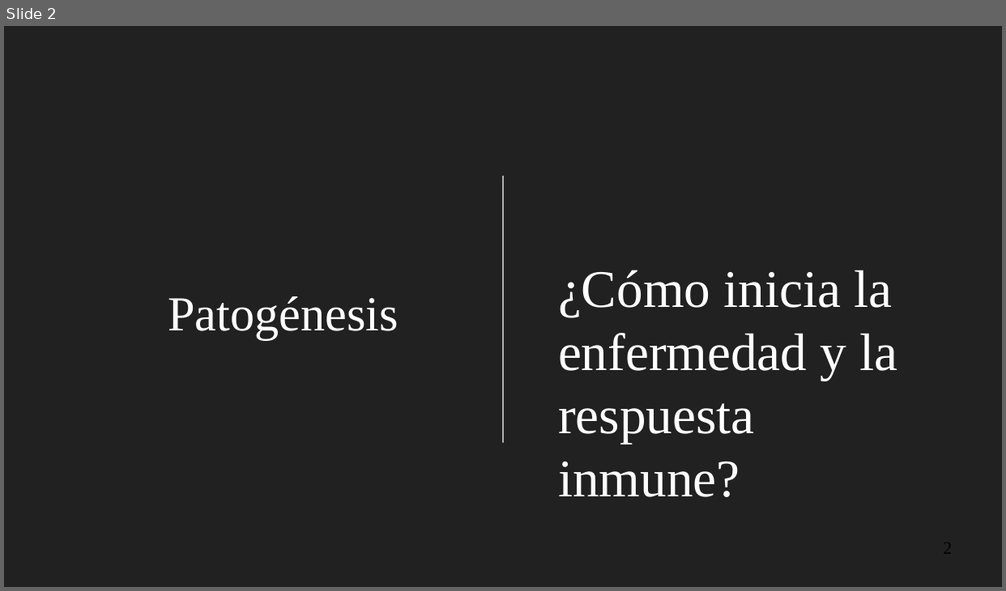
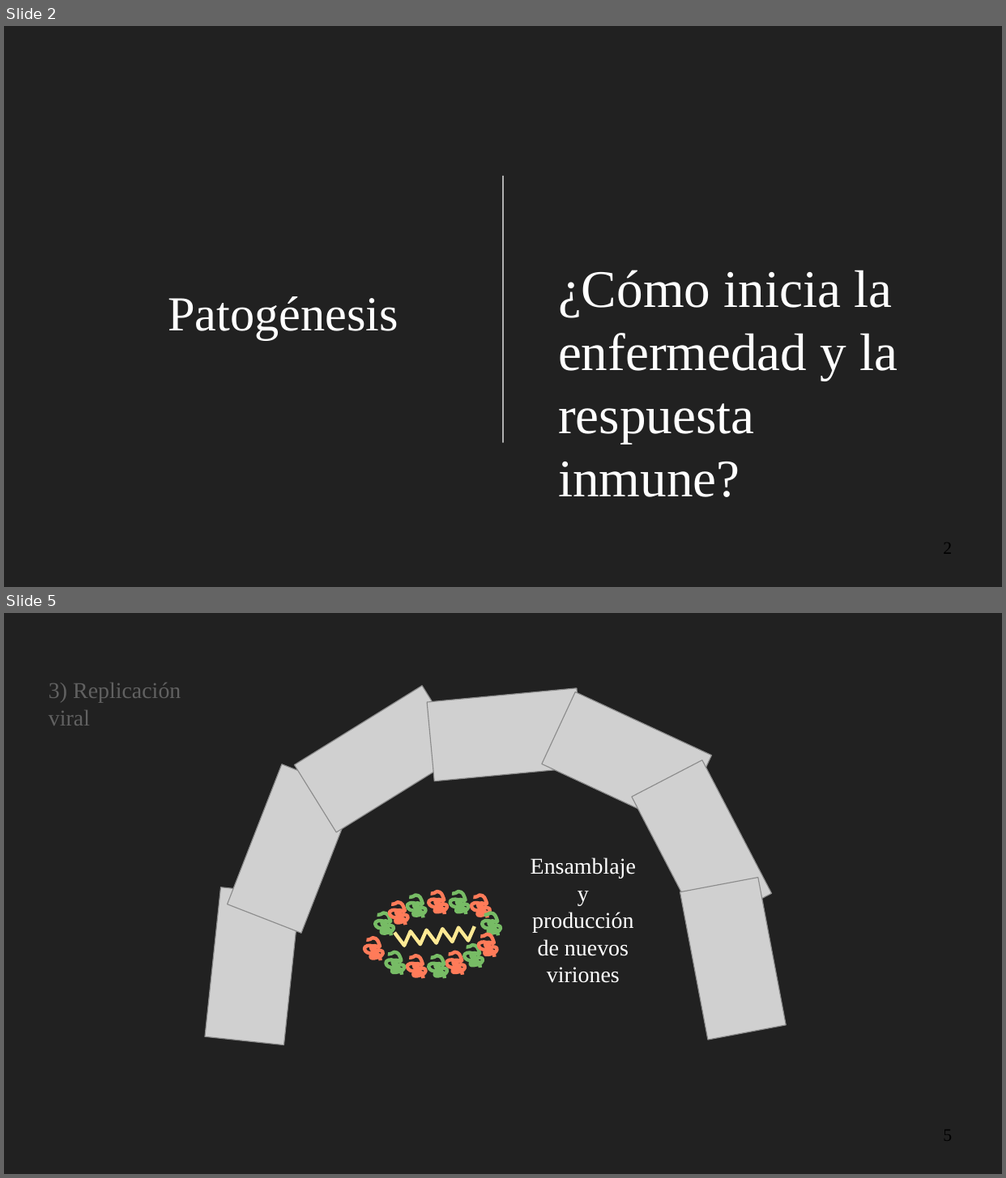
Before and after one commit to gerardommc/Medicina-Cons, a slide deck: Inmuno_III.odp. Shown one above the other, each under a label of ours: slide 2 before the commit, slides 2 and 5 after it; the slides between them are not shown. The pictures are 1006x591 and 1006x1178 pixels, drawn with LibreOffice and Linux fonts; fonts in the diff are those of the drawing; grey boxes stand for pictures. Boxes give left, top, right and bottom in pixels: in the first picture for what was removed or moved away, otherwise in the second. Text is boxed around its words. In the diff, an @@ line names an element or a change of style, - is before the commit and + after.

```diff
--- a/Inmuno_III.odp
+++ b/Inmuno_III.odp
@@ slide 5 added at (x1=4, y1=613, x2=1002, y2=1174), background #212121 @@
@@ text added at (x1=49, y1=683, x2=181, y2=726), 18 pt, text #616161 @@
+3) Replicación viral
@@ picture added at (x1=294, y1=685, x2=464, y2=833) @@
@@ picture added at (x1=427, y1=688, x2=584, y2=781) @@
@@ picture added at (x1=542, y1=692, x2=712, y2=828) @@
@@ picture added at (x1=228, y1=764, x2=356, y2=934) @@
@@ picture added at (x1=632, y1=760, x2=772, y2=931) @@
@@ text added at (x1=530, y1=858, x2=636, y2=983), 18 pt, text #FFFFFF @@
+Ensamblaje y producción de nuevos viriones
@@ picture added at (x1=680, y1=878, x2=786, y2=1040) @@
@@ picture added at (x1=205, y1=888, x2=300, y2=1046) @@
@@ freeform shape added at (x1=390, y1=903, x2=408, y2=926), outline #FF7B59 2.83 pt @@
@@ freeform shape added at (x1=407, y1=896, x2=425, y2=918), outline #77BC65 2.83 pt @@
@@ freeform shape added at (x1=428, y1=892, x2=447, y2=914), outline #FF7B59 2.83 pt @@
@@ freeform shape added at (x1=450, y1=892, x2=469, y2=914), outline #77BC65 2.83 pt @@
@@ freeform shape added at (x1=471, y1=896, x2=489, y2=918), outline #FF7B59 2.83 pt @@
@@ freeform shape added at (x1=375, y1=913, x2=394, y2=935), outline #77BC65 2.83 pt @@
@@ freeform shape added at (x1=394, y1=926, x2=474, y2=945), outline #FFE994 2.83 pt @@
@@ freeform shape added at (x1=482, y1=913, x2=501, y2=935), outline #77BC65 2.83 pt @@
@@ freeform shape added at (x1=364, y1=938, x2=382, y2=960), outline #FF7B59 2.83 pt @@
@@ freeform shape added at (x1=386, y1=952, x2=404, y2=975), outline #77BC65 2.83 pt @@
@@ freeform shape added at (x1=447, y1=952, x2=465, y2=975), outline #FF7B59 2.83 pt @@
@@ freeform shape added at (x1=464, y1=945, x2=482, y2=968), outline #77BC65 2.83 pt @@
@@ freeform shape added at (x1=479, y1=935, x2=496, y2=957), outline #FF7B59 2.83 pt @@
@@ freeform shape added at (x1=407, y1=956, x2=425, y2=979), outline #FF7B59 2.83 pt @@
@@ freeform shape added at (x1=428, y1=956, x2=447, y2=979), outline #77BC65 2.83 pt @@
```
Also in this commit, not shown: 1 slide changed, 4 other slides added.
